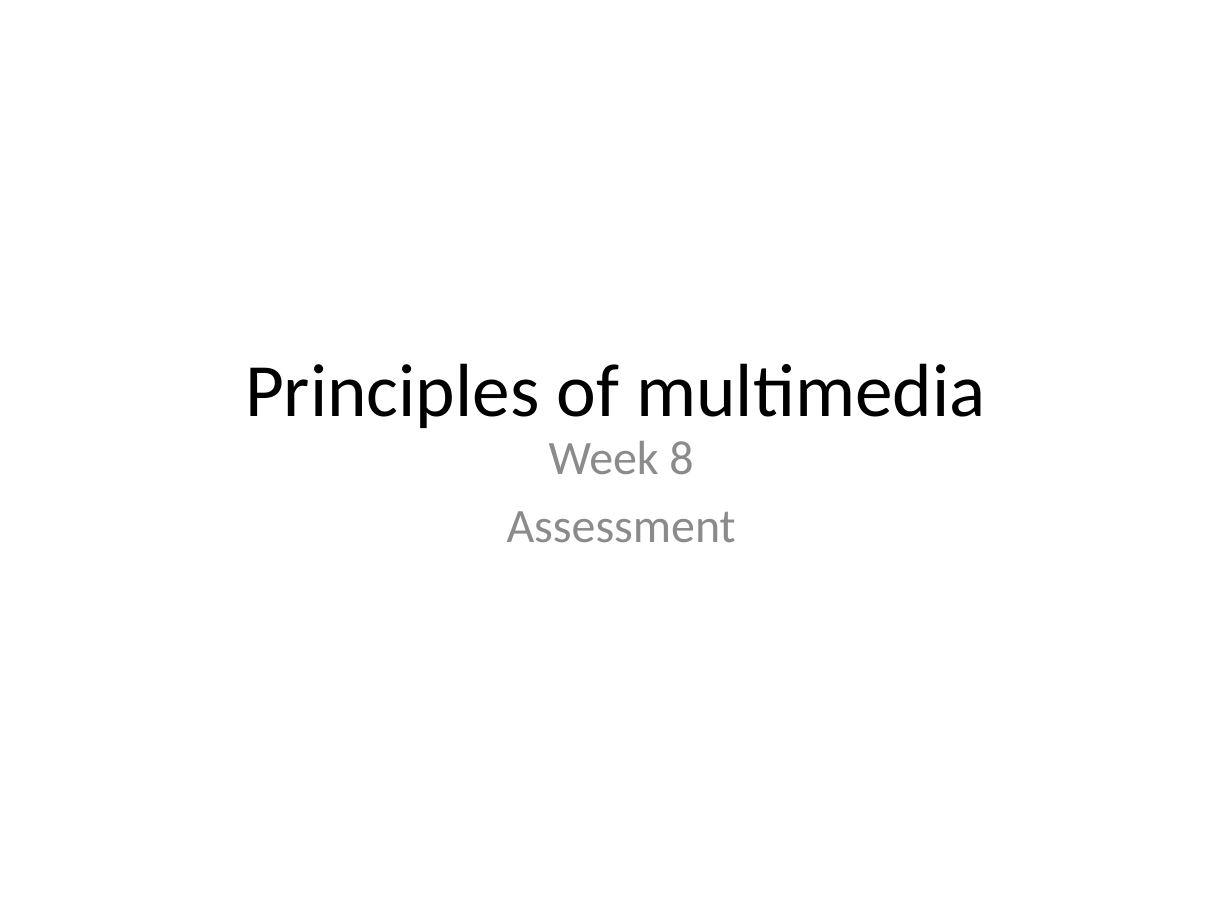
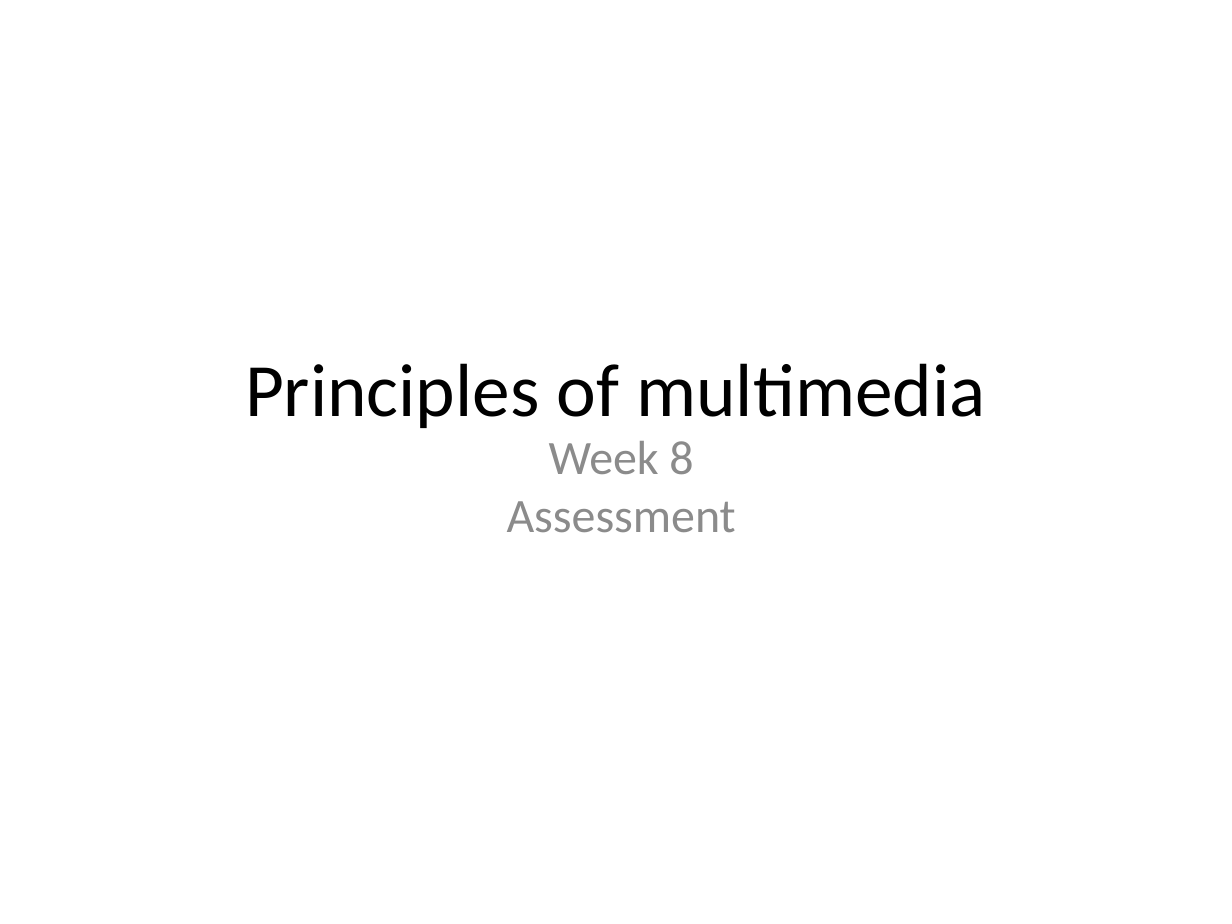
Before and after one commit to Pauly91/Video-Encoder-Decoder, a slide deck: slide 1 of information/2015 - week 8 Assesment.pptx. Drawn at 1232x924 pixels with LibreOffice and Linux fonts; fonts in the diff are those of the drawing. Boxes give left, top, right and bottom in pixels: in the first picture for what was removed or moved away, otherwise in the second. Text is boxed around its words. In the diff, an @@ line names an element or a change of style, - is before the commit and + after.

```diff
--- a/information/2015 - week 8 Assesment.pptx
+++ b/information/2015 - week 8 Assesment.pptx
@@ text "Week 8" at [507,441,736,532]: text colour #8C8C8C to #8B8B8B; less space between paragraphs @@
```
Also in this commit, not shown: 1 other slide changed, 1 slide added, 22 other files.
